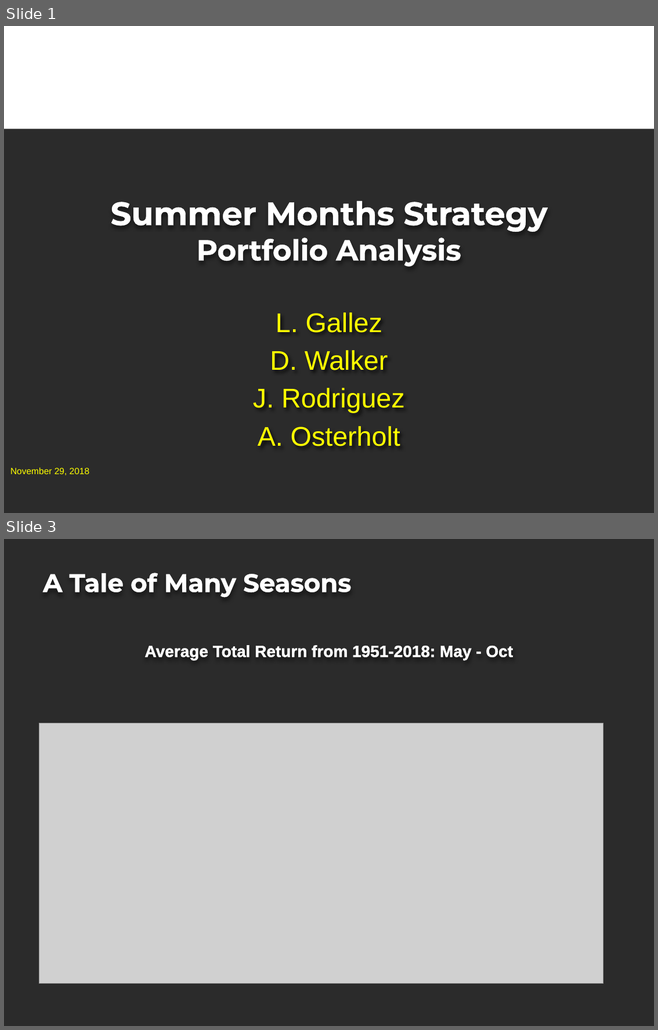
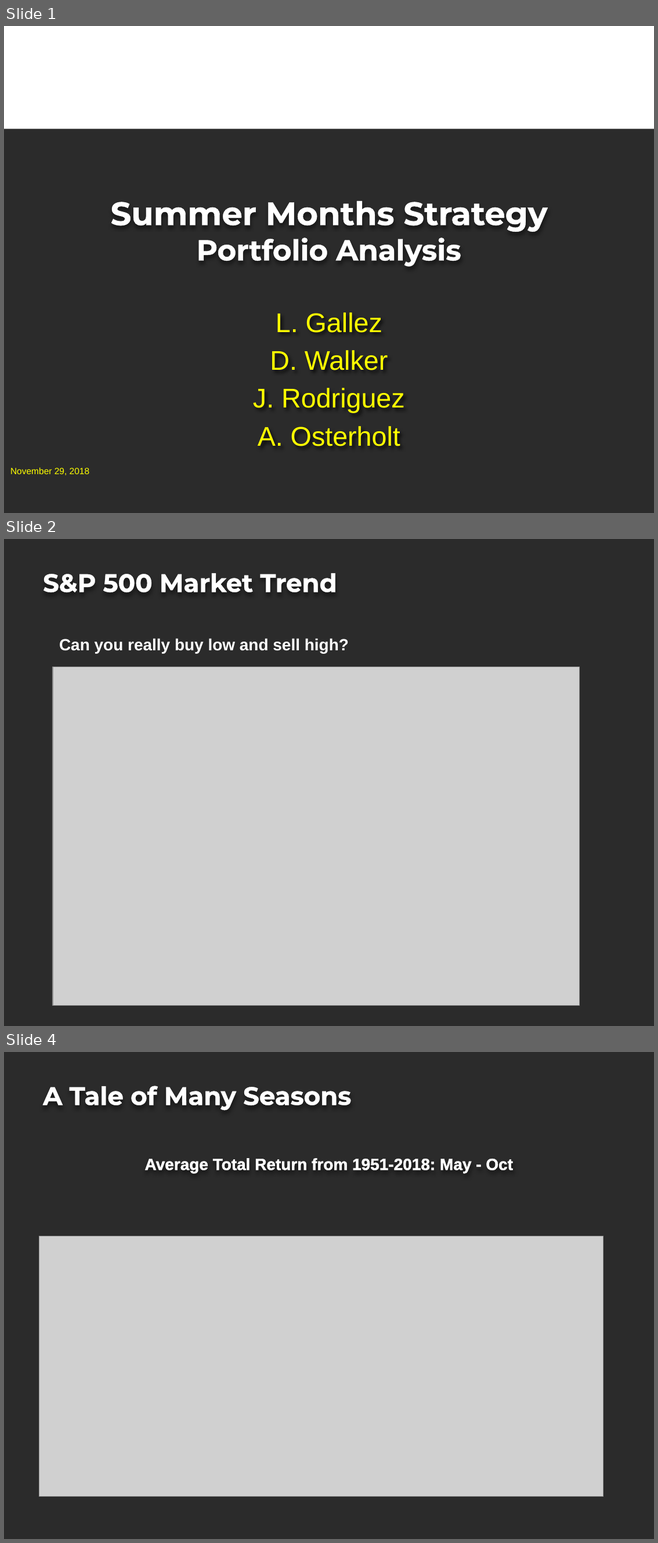
Before and after one commit to projectoneda/projectone, a slide deck: Portfolio Strategy Project.pptx. Shown one above the other, each under a label of ours: slides 1 and 3 before the commit, slides 1, 2 and 4 after it; the slides between them are not shown. The pictures are 658x1030 and 658x1543 pixels, drawn with LibreOffice and Linux fonts; fonts in the diff are those of the drawing; grey boxes stand for pictures; background and template pictures are left out; a plain dark background stands for a picture behind light text. Boxes give left, top, right and bottom in pixels: in the first picture for what was removed or moved away, otherwise in the second. Text is boxed around its words. In the diff, an @@ line names an element or a change of style, - is before the commit and + after.

```diff
--- a/Portfolio Strategy Project.pptx
+++ b/Portfolio Strategy Project.pptx
@@ slide 2 added at [4,539,654,1026], background picture (left out) @@
@@ title added at [43,573,336,592], 28 pt, text #FFFFFF, bold @@
+S&P 500 Market Trend
@@ text added at [59,638,349,653], 18 pt, text #FFFFFF, bold @@
+Can you really buy low and sell high?
@@ picture added at [53,667,579,1005] @@
@@ what was slide 3 is now slide 4 @@
```
Also in this commit, not shown: 1 slide changed.
